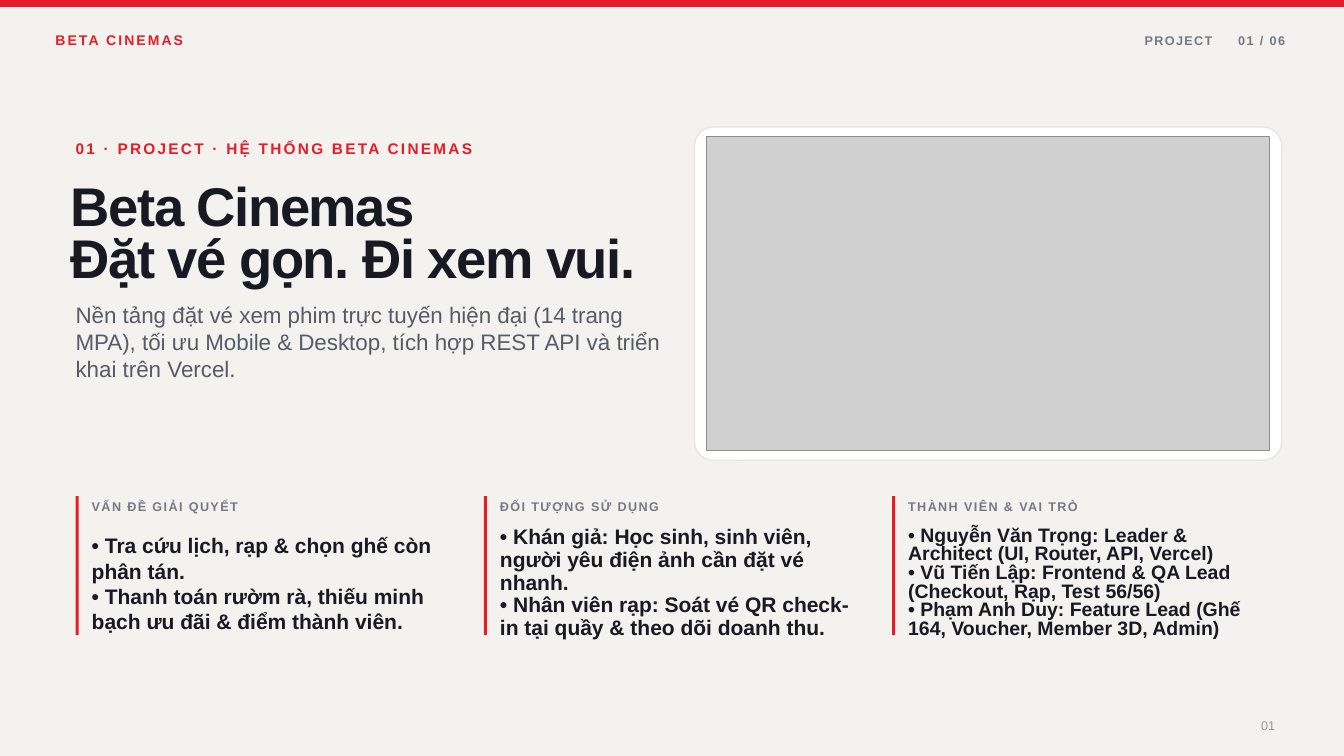
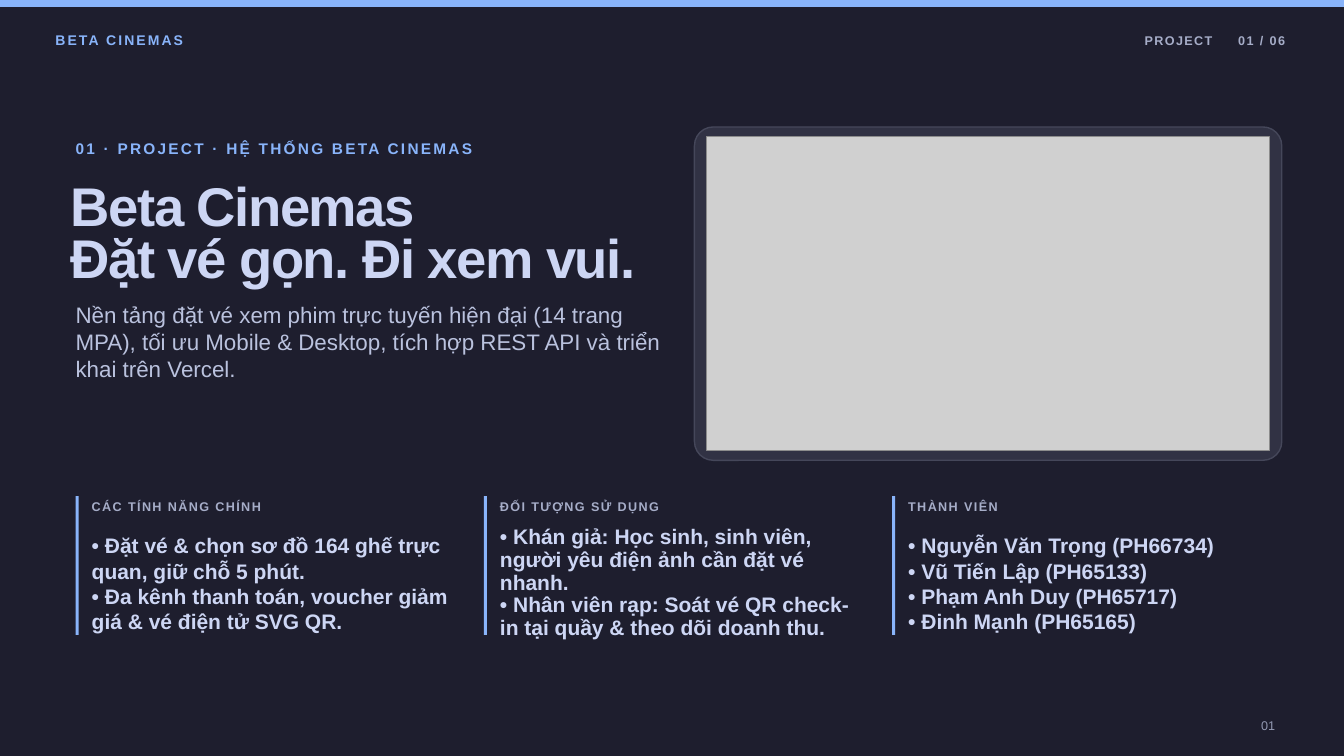
Before and after one commit to AsakiYuki/web2064-fa26, a slide deck: slide 1 of Beta-Cinemas-Presentation.odp. Drawn at 1344x756 pixels with LibreOffice and Linux fonts; fonts in the diff are those of the drawing; grey boxes stand for pictures. Boxes give left, top, right and bottom in pixels: in the first picture for what was removed or moved away, otherwise in the second. Text is boxed around its words. In the diff, an @@ line names an element or a change of style, - is before the commit and + after.

```diff
--- a/Beta-Cinemas-Presentation.odp
+++ b/Beta-Cinemas-Presentation.odp
@@ background #F4F2EF to #1E1E2E @@
@@ text "BETA CINEMAS" at (71,186,415,227): text colour #E51D2A to #89B4FA @@
@@ text "PROJECT 01 / 06" at (1145,36,1285,45): text colour #747985 to #A6ADC8 @@
@@ text "01 · PROJECT · HỆ ..." at (76,136,671,160): text colour #E51D2A to #89B4FA @@
@@ rounded rectangle at (695,127,1282,461): fill #FFFFFF to #313244; outline #E8E6E2 0.99 pt to #45475A 0.99 pt @@
@@ text "Beta Cinemas" at (71,238,636,288): text colour #171923 to #CDD6F4 @@
@@ text "Nền tảng đặt vé xem ..." at (76,306,660,377): text colour #555B67 to #BAC2DE @@
@@ text at (92,501,260,511): text changed; text colour #747985 to #A6ADC8 @@
-VẤN ĐỀ GIẢI QUYẾT
+CÁC TÍNH NĂNG CHÍNH
@@ text "ĐỐI TƯỢNG SỬ DỤNG" at (500,501,659,514): text colour #747985 to #A6ADC8 @@
@@ fill #E51D2A to #89B4FA in 4 elements at (0,0,1344,7), (76,496,79,635), (484,496,487,635), (892,496,895,635) @@
@@ text at (908,501,998,511): text changed; text colour #747985 to #A6ADC8 @@
-THÀNH VIÊN & VAI TRÒ
+THÀNH VIÊN
@@ text at (92,537,448,634): text changed; text colour #171923 to #CDD6F4 @@
-• Tra cứu lịch, rạp & chọn ghế còn phân tán.
-• Thanh toán rườm rà, thiếu minh bạch ưu đãi & điểm thành viên.
+• Đặt vé & chọn sơ đồ 164 ghế trực quan, giữ chỗ 5 phút.
+• Đa kênh thanh toán, voucher giảm giá & vé điện tử SVG QR.
@@ text "• Khán giả: Học sinh, ..." at (500,528,848,640): text colour #171923 to #CDD6F4 @@
@@ text at (921,537,1213,634): text changed; size 13.9 to 15 pt; text colour #171923 to #CDD6F4 @@
-• Nguyễn Văn Trọng: Leader & Architect (UI, Router, API, Vercel)
-• Vũ Tiến Lập: Frontend & QA Lead (Checkout, Rạp, Test 56/56)
-• Phạm Anh Duy: Feature Lead (Ghế 164, Voucher, Member 3D, Admin)
+• Nguyễn Văn Trọng (PH66734)
+• Vũ Tiến Lập (PH65133)
+• Phạm Anh Duy (PH65717)
+• Đinh Mạnh (PH65165)
@@ text "01" at (1261,721,1275,730): text colour #999999 to #9399B2 @@
```
Also in this commit, not shown: 5 other slides changed, 33 other files.
